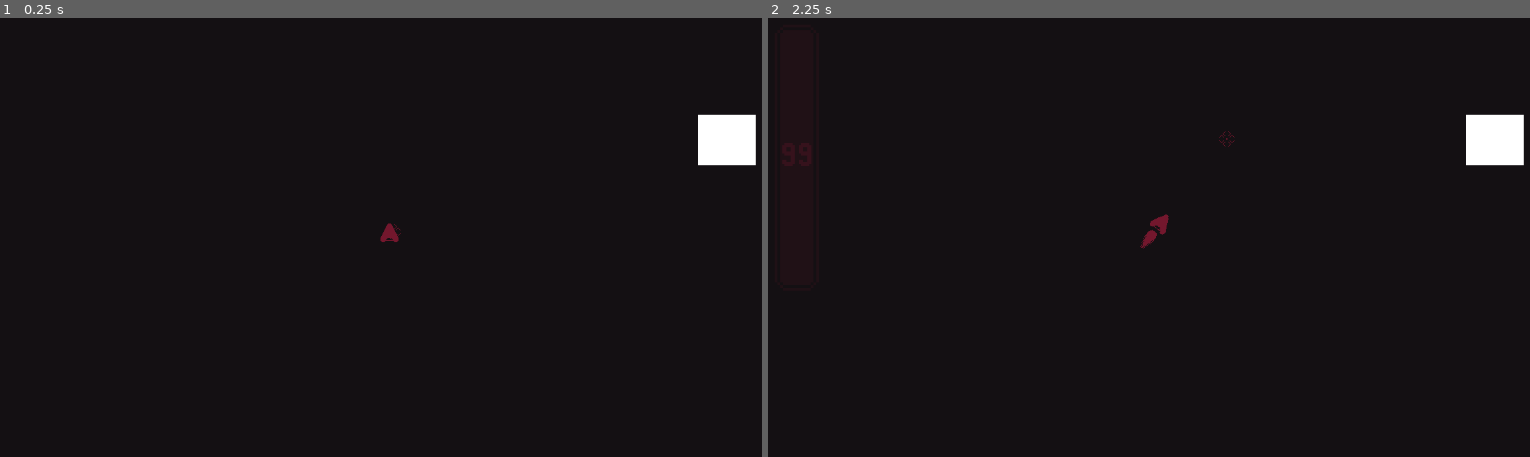
Above: before the commit, frames 1-2 (left to right).
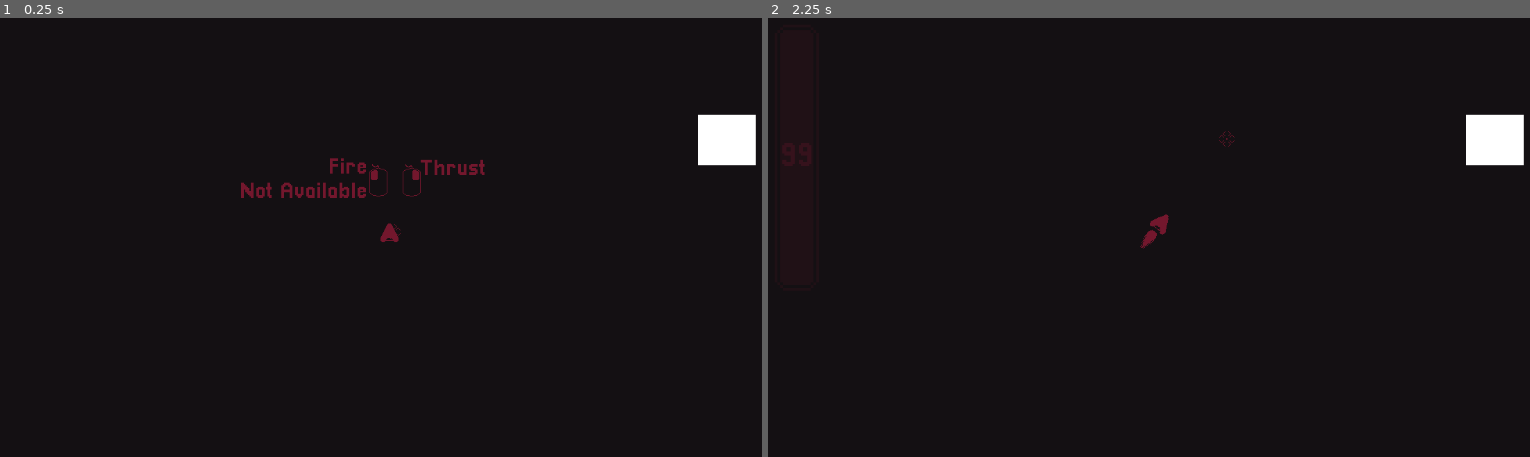
Above: after the commit, the same moments.

Repository: Ali-Wahbi/SpaceShooterWithPortals
Game: Godot game, scene res://test_area.tscn
Same seed, same stepped clock (60 frames per second), same inputs: the game is played once before the commit and once after it.
Inputs (mouse positions are in pixels of both pictures, inside the frame that each line leads up to):
- Up to frame 1 (0.25 s): no input
- Up to frame 2 (2.25 s): tap Enter at 0.5, 2 s; move the mouse to (1331, 211) at 0.52 s; hold Right mouse button (Thrust) 0.53-1.28 s; click (1331, 211) at 0.6 s; tap Space at 1.25 s; move the mouse to (996, 255) at 1.27 s; right-click (996, 255) at 1.35 s; click (996, 255) at 1.55 s; move the mouse to (1240, 132) at 2.02 s; hold Right mouse button (Thrust) from 2.03 s (still down); click (1240, 132) at 2.1 s

The runs differ from the first frame. In frame 1, 0.6% of the frame differs, in the area x 31-64%, y 31-42%; in frame 2, nothing differs.

Commit message:
added instruction, and exported the game for day 1 of working

Diff:
--- a/testAreaController.gd
+++ b/testAreaController.gd
@@ -2,13 +2,14 @@
 
 @export var fuelUI: Control
 @export var player: CharacterBody2D
-
+@export var instructions: Node2D
 var startTimer = 2
 # Called when the node enters the scene tree for the first time.
 func _ready() -> void:
 	await get_tree().create_timer(startTimer).timeout
 	showFuelUI()
 	allowPlayerMovement()
+	hideInstructions()
 	pass # Replace with function body.
 
 
@@ -27,3 +28,7 @@
 func allowPlayerMovement():
 	if player:
 		player.canMove = true
+
+func hideInstructions():
+	if instructions:
+		instructions.visible = false
--- a/test_area.tscn
+++ b/test_area.tscn
@@ -5,11 +5,14 @@
 [ext_resource type="Script" uid="uid://duvpsujs6a4lr" path="res://Cursor/cursor.gd" id="2_6fnve"]
 [ext_resource type="Texture2D" uid="uid://brxms3muhicui" path="res://Cursor/Cursors1.png" id="2_rfpkf"]
 [ext_resource type="PackedScene" uid="uid://dwqmxq1qlhmxy" path="res://fuelUI/fuel_bar_ui.tscn" id="4_od0h0"]
+[ext_resource type="Texture2D" uid="uid://beeg2srh1lm2t" path="res://Extra/mouse Instructions.png" id="6_xdpsd"]
+[ext_resource type="FontFile" uid="uid://bvddonqxaf1s1" path="res://fonts/Pixellari.ttf" id="7_6ii2q"]
 
-[node name="TestArea" type="Node2D" unique_id=780645201 node_paths=PackedStringArray("fuelUI", "player")]
+[node name="TestArea" type="Node2D" unique_id=780645201 node_paths=PackedStringArray("fuelUI", "player", "instructions")]
 script = ExtResource("1_vt2yd")
 fuelUI = NodePath("CanvasLayer/FuelBarUI")
 player = NodePath("Player")
+instructions = NodePath("Instructions")
 
 [node name="ColorRect" type="ColorRect" parent="." unique_id=293026307]
 offset_left = 741.0
@@ -47,4 +50,32 @@
 
 [node name="FuelBarUI" parent="CanvasLayer" unique_id=1833986140 instance=ExtResource("4_od0h0")]
 
+[node name="Instructions" type="Node2D" parent="." unique_id=1668945964]
+position = Vector2(56, -4)
+
+[node name="MouseInstructions" type="Sprite2D" parent="Instructions" unique_id=215418887]
+texture = ExtResource("6_xdpsd")
+
+[node name="LabelBehind" type="Label" parent="Instructions" unique_id=1196516684]
+offset_left = 35.0
+offset_top = -31.0
+offset_right = 131.0
+offset_bottom = 17.0
+theme_override_colors/font_color = Color(0.4509804, 0.09019608, 0.1764706, 1)
+theme_override_fonts/font = ExtResource("7_6ii2q")
+theme_override_font_sizes/font_size = 32
+text = "Thrust"
+
+[node name="LabelBehind2" type="Label" parent="Instructions" unique_id=115945348]
+offset_left = -224.0
+offset_top = -33.0
+offset_right = -40.0
+offset_bottom = 34.0
+theme_override_colors/font_color = Color(0.4509804, 0.09019608, 0.1764706, 1)
+theme_override_fonts/font = ExtResource("7_6ii2q")
+theme_override_font_sizes/font_size = 32
+text = "Fire
+Not Available"
+horizontal_alignment = 2
+
 [connection signal="fuelConsumed" from="Player" to="CanvasLayer/FuelBarUI" method="setFuelUIValue"]
Binary file added: Extra/mouse Instructions.png
Not shown, added: Extra/mouse Instructions.png.import
